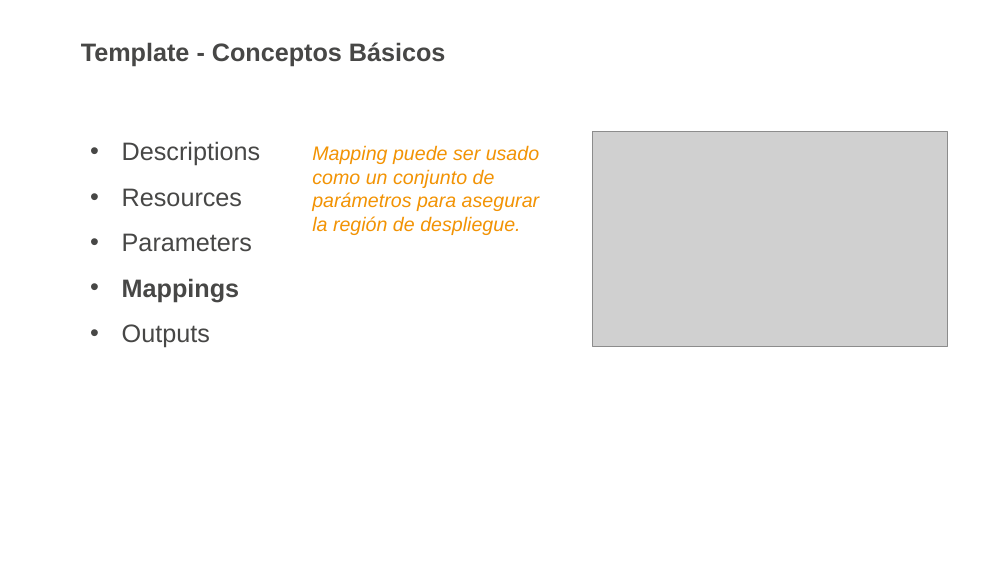
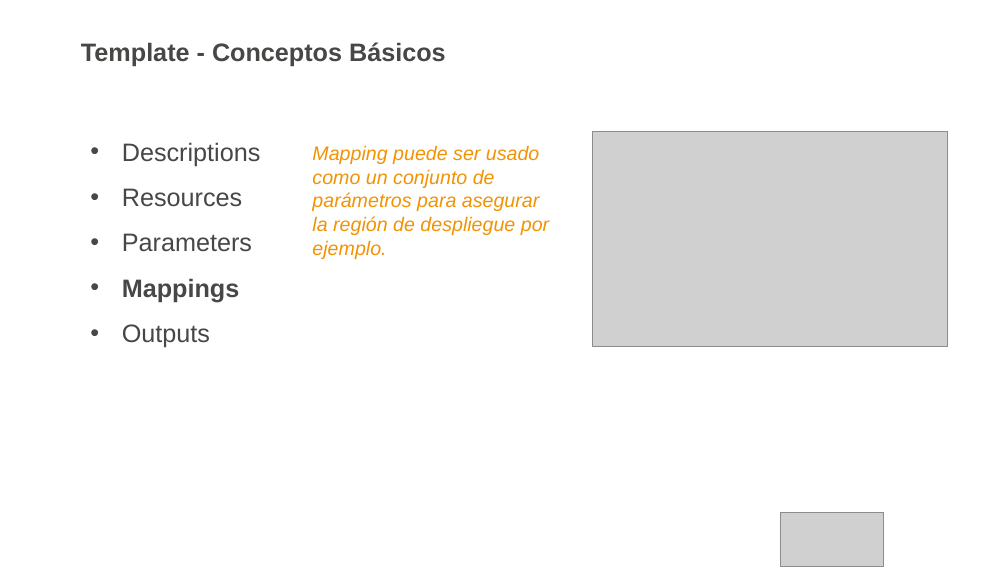
Before and after one commit to awsusergroupsantiago/demos, a slide deck: slide 17 of AWSUserGroup/22-06-2017/presentación/cloudformation.pptx (slide 18 before the commit). Drawn at 1008x567 pixels with LibreOffice and Linux fonts; fonts in the diff are those of the drawing; grey boxes stand for pictures; background and template pictures are left out. Boxes give left, top, right and bottom in pixels: in the first picture for what was removed or moved away, otherwise in the second. Text is boxed around its words. In the diff, an @@ line names an element or a change of style, - is before the commit and + after.

```diff
--- a/AWSUserGroup/22-06-2017/presentación/cloudformation.pptx
+++ b/AWSUserGroup/22-06-2017/presentación/cloudformation.pptx
@@ text at <box>312,145,549,235</box>: text changed; text colour #F29304 to #F19304 @@
-Mapping puede ser usado como un conjunto de parámetros para asegurar la región de despliegue.
+Mapping puede ser usado como un conjunto de parámetros para asegurar la región de despliegue por ejemplo.
@@ picture added at <box>781,512,884,566</box> @@
```
Also in this commit, not shown: 19 other slides changed, 4 slides added, 7 slides removed.
